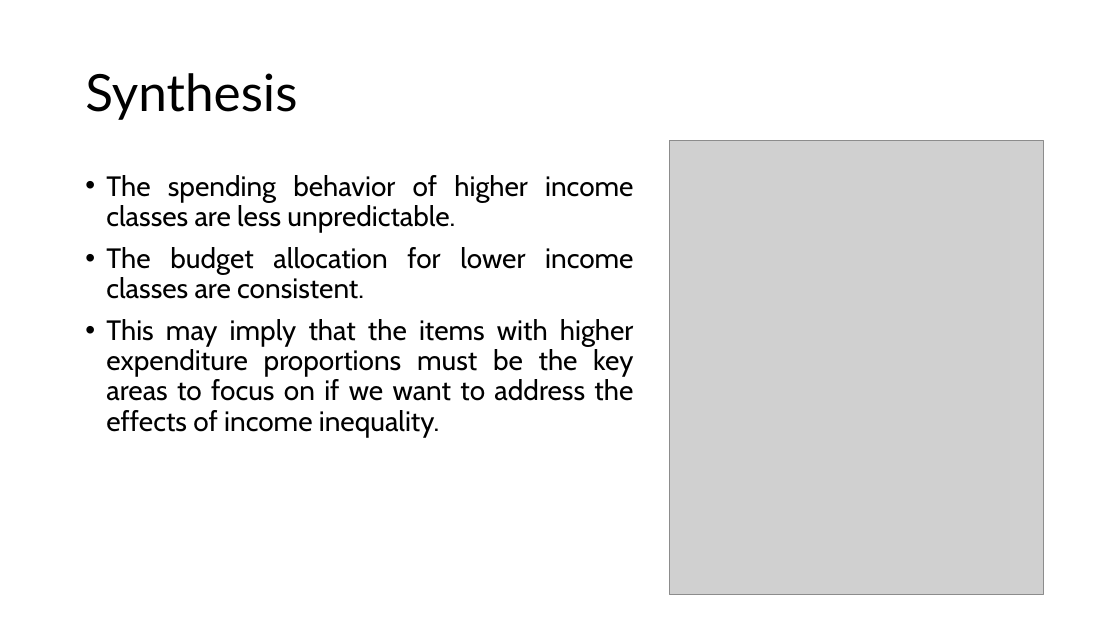
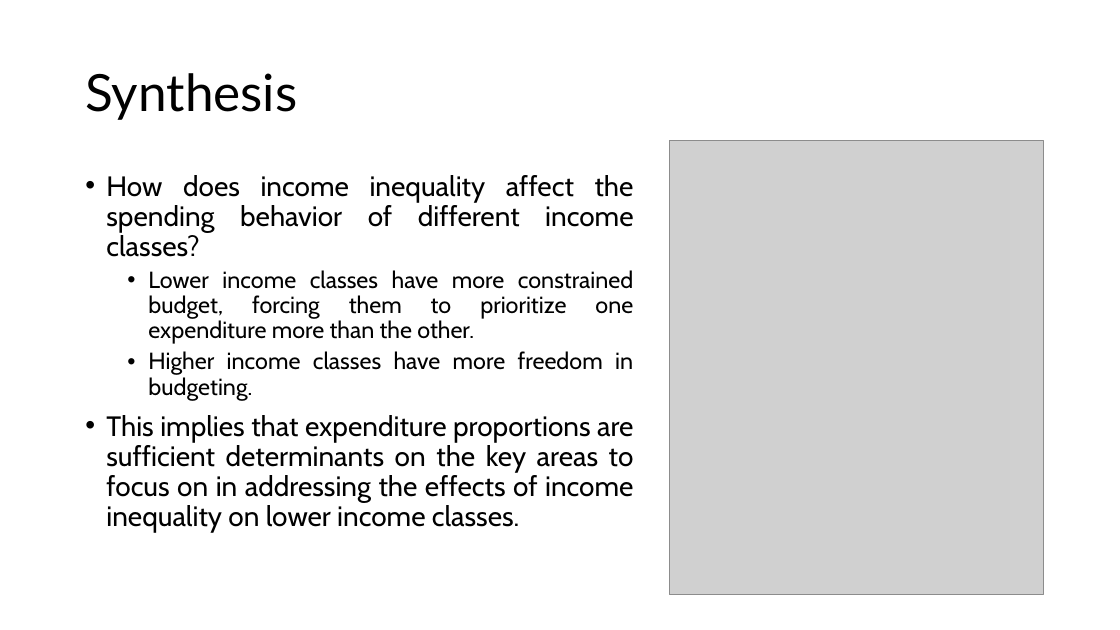
Before and after one commit to xxtofff/App_Physics_157, a slide deck: slide 18 of Coding Project/presentation/Coding Project Presentation.pptx (slide 13 before the commit). Drawn at 1120x630 pixels with LibreOffice and Linux fonts; fonts in the diff are those of the drawing; grey boxes stand for pictures. Boxes give left, top, right and bottom in pixels: in the first picture for what was removed or moved away, otherwise in the second. Text is boxed around its words. In the diff, an @@ line names an element or a change of style, - is before the commit and + after.

Commit message:
modified presentation slides

```diff
--- a/Coding Project/presentation/Coding Project Presentation.pptx
+++ b/Coding Project/presentation/Coding Project Presentation.pptx
@@ text at (106, 175, 634, 533): text changed @@
-• The spending behavior of higher income classes are less unpredictable.
-• The budget allocation for lower income classes are consistent.
-• This may imply that the items with higher expenditure proportions must be the key areas to focus on if we want to address the effects of income inequality.
+• How does income inequality affect the spending behavior of different income classes?
+  • Lower income classes have more constrained budget, forcing them to prioritize one expenditure more than the other.
+  • Higher income classes have more freedom in budgeting.
+• This implies that expenditure proportions are sufficient determinants on the key areas to focus on in addressing the effects of income inequality on lower income classes.
```
Also in this commit, not shown: 4 other slides changed, 7 slides added, 6 other files.
